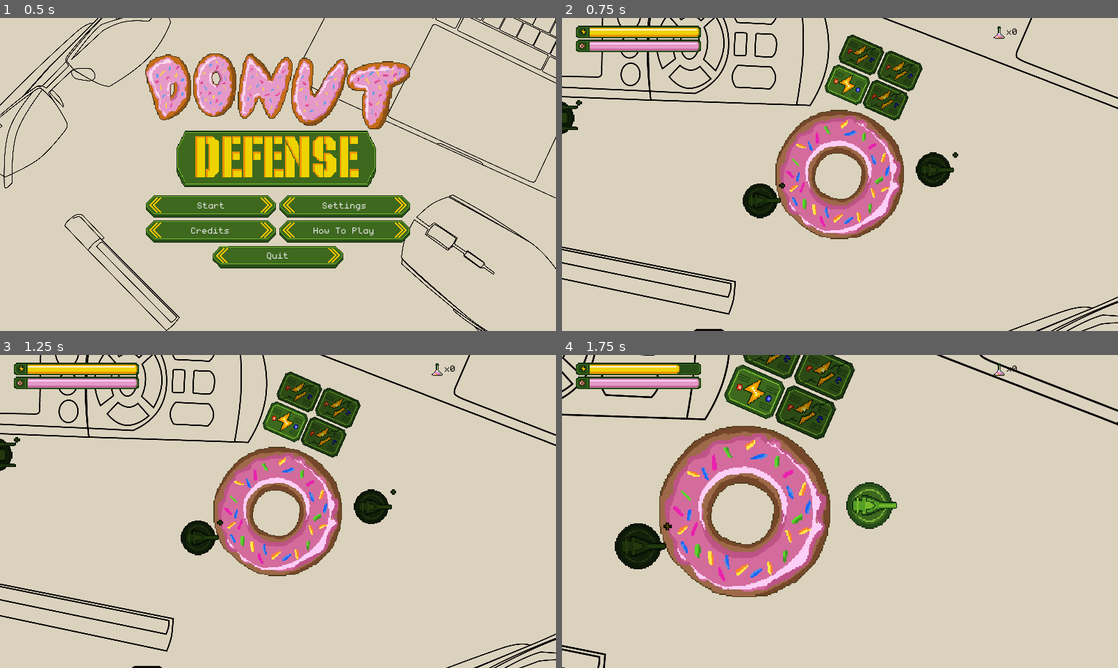
Above: before the commit, frames 1-4 (two rows, left to right).
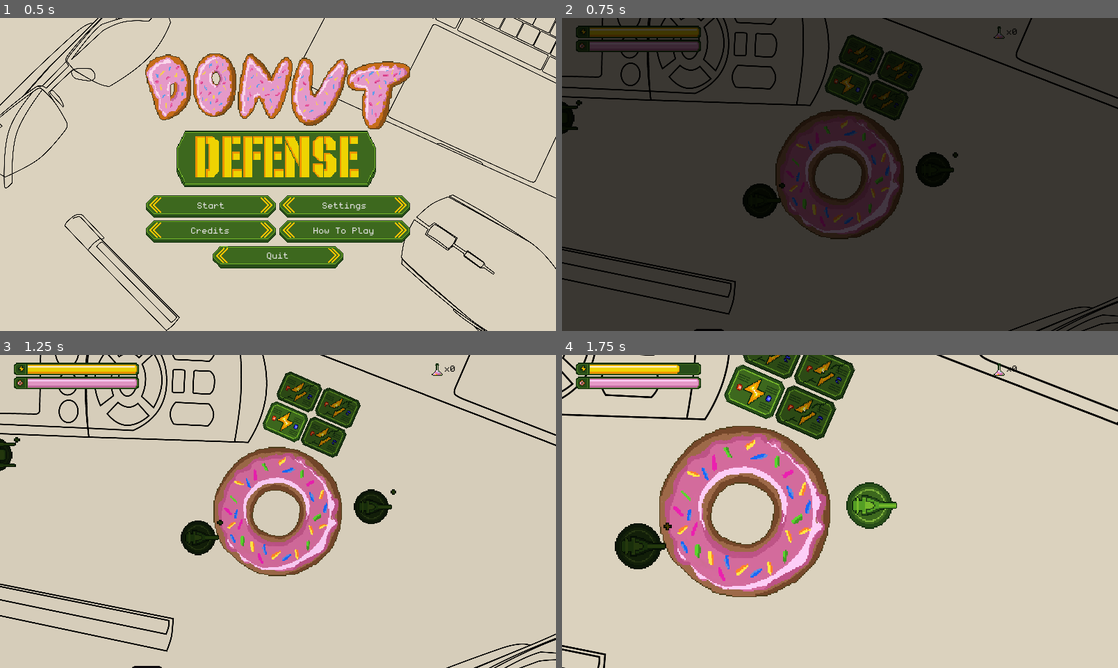
Above: after the commit, the same moments.

Repository: dmitriy-shmilo/gogodot-2021
Game: Godot game, scene res://title_screen/title_screen.tscn
The game is run twice, just before and just after one commit, with the same random seed, the same clock (stepped at 60 frames per second) and the same inputs. The engine's default icon, where the game draws it, is replaced by a stand-in: a white triangle on a blue panel in a dark square. Sound files missing from this copy of the repository are replaced by a short silence.
Inputs (mouse positions are in pixels of both pictures, inside the frame that each line leads up to):
- Up to frame 1 (0.5 s): no input
- Up to frame 2 (0.75 s): click "Start" at 0.5 s
- Up to frame 3 (1.25 s): no input
- Up to frame 4 (1.75 s): tap Enter at 1.25 s; move the mouse to (934, 508) at 1.27 s; hold D (right) from 1.28 s (still down); hold Mouse wheel up (zoom_in) from 1.28 s (still down); click (934, 508) at 1.42 s

Frame 1 is identical in both runs. In frame 2, 97% of the frame differs, in the area x 0-100%, y 0-100%; in frame 3, less than 0.1%; in frame 4, nothing differs.

Commit message:
Fade in and out of game screen.

Diff:
--- a/src/game_screen/game_screen.gd
+++ b/src/game_screen/game_screen.gd
@@ -13,6 +13,7 @@
 onready var _camera_body: KinematicBody2D = $"Camera"
 onready var _gui: Gui = $"Gui"
 onready var _soundtrack_player: AudioStreamPlayer = $"SoundtrackPlayer"
+onready var _transition_player: AnimationPlayer = $"TransitionPlayer"
 
 var _current_soundtrack = 0
 var _levels = [
@@ -22,6 +23,7 @@
 
 func _ready() -> void:
 	MenuMusic.stop()
+	_transition_player.play("fade_in")
 	_load_level(current_level_index)
 	_soundtrack_player.stream = SOUNDTRACK_STREAMS[_current_soundtrack]
 	_soundtrack_player.play()
@@ -68,6 +70,8 @@
 func _level_health_changed(_level, amount, total):
 	_gui.set_health(total, amount)
 	if amount <= 0:
+		_transition_player.play("fade_out")
+		yield(_transition_player, "animation_finished")
 		get_tree().change_scene("res://game_over_screen/game_over_screen.tscn")
 
 
--- a/src/game_screen/game_screen.tscn
+++ b/src/game_screen/game_screen.tscn
@@ -13,6 +13,88 @@
 region = Rect2( 48, 16, 16, 16 )
 
 [sub_resource type="CircleShape2D" id=1]
+
+[sub_resource type="Animation" id=8]
+length = 0.001
+tracks/0/type = "value"
+tracks/0/path = NodePath("Gui/CanvasLayer/SceneFader:modulate")
+tracks/0/interp = 1
+tracks/0/loop_wrap = true
+tracks/0/imported = false
+tracks/0/enabled = true
+tracks/0/keys = {
+"times": PoolRealArray( 0 ),
+"transitions": PoolRealArray( 1 ),
+"update": 0,
+"values": [ Color( 1, 1, 1, 1 ) ]
+}
+tracks/1/type = "value"
+tracks/1/path = NodePath("SoundtrackPlayer:volume_db")
+tracks/1/interp = 1
+tracks/1/loop_wrap = true
+tracks/1/imported = false
+tracks/1/enabled = true
+tracks/1/keys = {
+"times": PoolRealArray( 0 ),
+"transitions": PoolRealArray( 1 ),
+"update": 0,
+"values": [ -80.0 ]
+}
+
+[sub_resource type="Animation" id=9]
+resource_name = "fade_in"
+length = 0.7
+tracks/0/type = "value"
+tracks/0/path = NodePath("Gui/CanvasLayer/SceneFader:modulate")
+tracks/0/interp = 1
+tracks/0/loop_wrap = true
+tracks/0/imported = false
+tracks/0/enabled = true
+tracks/0/keys = {
+"times": PoolRealArray( 0, 0.7 ),
+"transitions": PoolRealArray( 1, 1.5 ),
+"update": 0,
+"values": [ Color( 1, 1, 1, 1 ), Color( 1, 1, 1, 0 ) ]
+}
+tracks/1/type = "value"
+tracks/1/path = NodePath("SoundtrackPlayer:volume_db")
+tracks/1/interp = 1
+tracks/1/loop_wrap = true
+tracks/1/imported = false
+tracks/1/enabled = true
+tracks/1/keys = {
+"times": PoolRealArray( 0, 0.7 ),
+"transitions": PoolRealArray( 1, 1.5 ),
+"update": 0,
+"values": [ -80.0, 0.0 ]
+}
+
+[sub_resource type="Animation" id=10]
+resource_name = "fade_out"
+tracks/0/type = "value"
+tracks/0/path = NodePath("Gui/CanvasLayer/SceneFader:modulate")
+tracks/0/interp = 1
+tracks/0/loop_wrap = true
+tracks/0/imported = false
+tracks/0/enabled = true
+tracks/0/keys = {
+"times": PoolRealArray( 0, 1 ),
+"transitions": PoolRealArray( 1, 1 ),
+"update": 0,
+"values": [ Color( 1, 1, 1, 0 ), Color( 1, 1, 1, 1 ) ]
+}
+tracks/1/type = "value"
+tracks/1/path = NodePath("SoundtrackPlayer:volume_db")
+tracks/1/interp = 1
+tracks/1/loop_wrap = true
+tracks/1/imported = false
+tracks/1/enabled = true
+tracks/1/keys = {
+"times": PoolRealArray( 0, 1 ),
+"transitions": PoolRealArray( 1, 1 ),
+"update": 0,
+"values": [ 0.0, -80.0 ]
+}
 
 [node name="GameScreen" type="Node2D"]
 script = ExtResource( 1 )
@@ -48,28 +130,28 @@
 }
 
 [node name="PauseTitle" type="Label" parent="Gui/CanvasLayer/PauseContainer/VBoxContainer"]
-margin_top = 131.0
+margin_top = 129.0
 margin_right = 512.0
-margin_bottom = 145.0
+margin_bottom = 142.0
 text = "ui_pause"
 align = 1
 
 [node name="HBoxContainer" type="HBoxContainer" parent="Gui/CanvasLayer/PauseContainer/VBoxContainer"]
-margin_top = 149.0
+margin_top = 146.0
 margin_right = 512.0
-margin_bottom = 169.0
+margin_bottom = 171.0
 alignment = 1
 
 [node name="QuitButton" type="Button" parent="Gui/CanvasLayer/PauseContainer/VBoxContainer/HBoxContainer"]
-margin_left = 199.0
-margin_right = 239.0
-margin_bottom = 20.0
+margin_left = 156.0
+margin_right = 242.0
+margin_bottom = 25.0
 text = "ui_quit"
 
 [node name="ContinueButton" type="Button" parent="Gui/CanvasLayer/PauseContainer/VBoxContainer/HBoxContainer"]
-margin_left = 243.0
-margin_right = 312.0
-margin_bottom = 20.0
+margin_left = 246.0
+margin_right = 356.0
+margin_bottom = 25.0
 text = "ui_continue"
 
 [node name="EnergyBar" type="ProgressBar" parent="Gui/CanvasLayer"]
@@ -109,7 +191,7 @@
 "_edit_use_anchors_": false
 }
 
-[node name="TextureRect" type="TextureRect" parent="Gui/CanvasLayer"]
+[node name="ScoreIcon" type="TextureRect" parent="Gui/CanvasLayer"]
 anchor_left = 1.0
 anchor_right = 1.0
 margin_left = -144.0
@@ -121,6 +203,15 @@
 "_edit_use_anchors_": false
 }
 
+[node name="SceneFader" type="ColorRect" parent="Gui/CanvasLayer"]
+anchor_right = 1.0
+anchor_bottom = 1.0
+mouse_filter = 2
+color = Color( 0, 0, 0, 1 )
+__meta__ = {
+"_edit_use_anchors_": false
+}
+
 [node name="Camera" type="KinematicBody2D" parent="."]
 collision_layer = 0
 collision_mask = 0
@@ -134,7 +225,13 @@
 
 [node name="SoundtrackPlayer" type="AudioStreamPlayer" parent="."]
 pause_mode = 2
+volume_db = -80.0
 bus = "Music"
+
+[node name="TransitionPlayer" type="AnimationPlayer" parent="."]
+anims/RESET = SubResource( 8 )
+anims/fade_in = SubResource( 9 )
+anims/fade_out = SubResource( 10 )
 
 [connection signal="pressed" from="Gui/CanvasLayer/PauseContainer/VBoxContainer/HBoxContainer/QuitButton" to="." method="_on_QuitButton_pressed"]
 [connection signal="pressed" from="Gui/CanvasLayer/PauseContainer/VBoxContainer/HBoxContainer/ContinueButton" to="." method="_on_ContinueButton_pressed"]
Not shown: 1 places in src/game_screen/game_screen.tscn that only renumber resources
